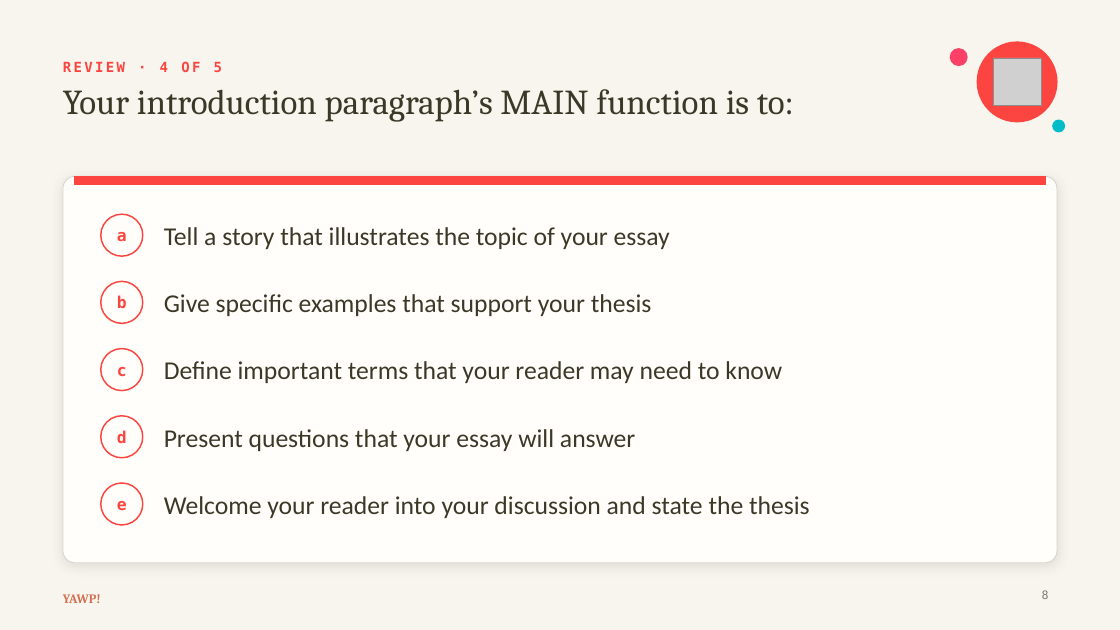
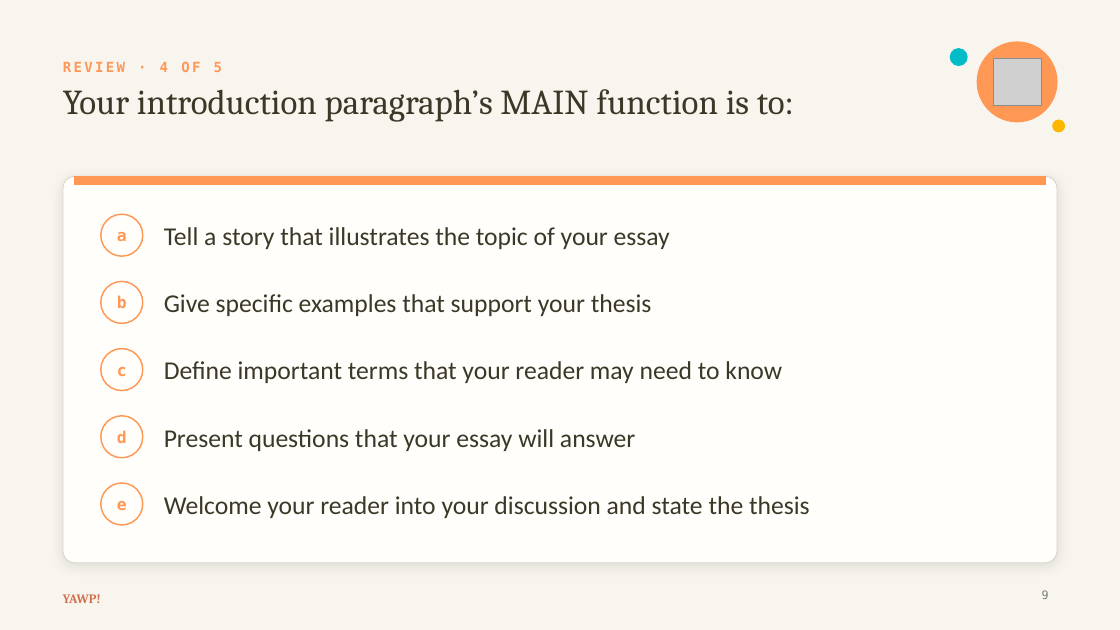
Before and after one commit to The-Connell-School/yawp, a slide deck: slide 9 of services/web-app/resources/thesis-essay-decks/lesson-5-body-paragraphs.pptx (slide 8 before the commit). Drawn at 1120x630 pixels with LibreOffice and Linux fonts; fonts in the diff are those of the drawing; grey boxes stand for pictures. Boxes give left, top, right and bottom in pixels: in the first picture for what was removed or moved away, otherwise in the second. Text is boxed around its words. In the diff, an @@ line names an element or a change of style, - is before the commit and + after.

```diff
--- a/services/web-app/resources/thesis-essay-decks/lesson-5-body-paragraphs.pptx
+++ b/services/web-app/resources/thesis-essay-decks/lesson-5-body-paragraphs.pptx
@@ ellipse at bbox=[950, 49, 967, 66]: fill #FC4067 to #02BDC7; outline #FC4067 1 pt to #02BDC7 1 pt @@
@@ ellipse at bbox=[977, 42, 1057, 122]: fill #FC4540 to #FF9755; outline #FC4540 1 pt to #FF9755 1 pt @@
@@ ellipse at bbox=[1053, 120, 1065, 132]: fill #02BDC7 to #FFB600; outline #02BDC7 1 pt to #FFB600 1 pt @@
@@ rectangle at bbox=[75, 176, 1045, 185]: fill #FC4540 to #FF9755; outline #FC4540 1 pt to #FF9755 1 pt @@
@@ text colour #FC4540 to #FF9755 in 6 elements at bbox=[63, 61, 222, 72], bbox=[117, 232, 127, 241], bbox=[117, 295, 127, 308], bbox=[117, 367, 127, 376], bbox=[117, 430, 127, 443], bbox=[117, 501, 127, 510] @@
@@ outline #FC4540 1.25 pt to #FF9755 1.25 pt in 5 elements at bbox=[101, 214, 143, 256], bbox=[101, 281, 143, 323], bbox=[101, 349, 143, 391], bbox=[101, 416, 143, 458], bbox=[101, 483, 143, 525] @@
```
Also in this commit, not shown: 20 other slides changed, 3 slides added, 22 other files.
